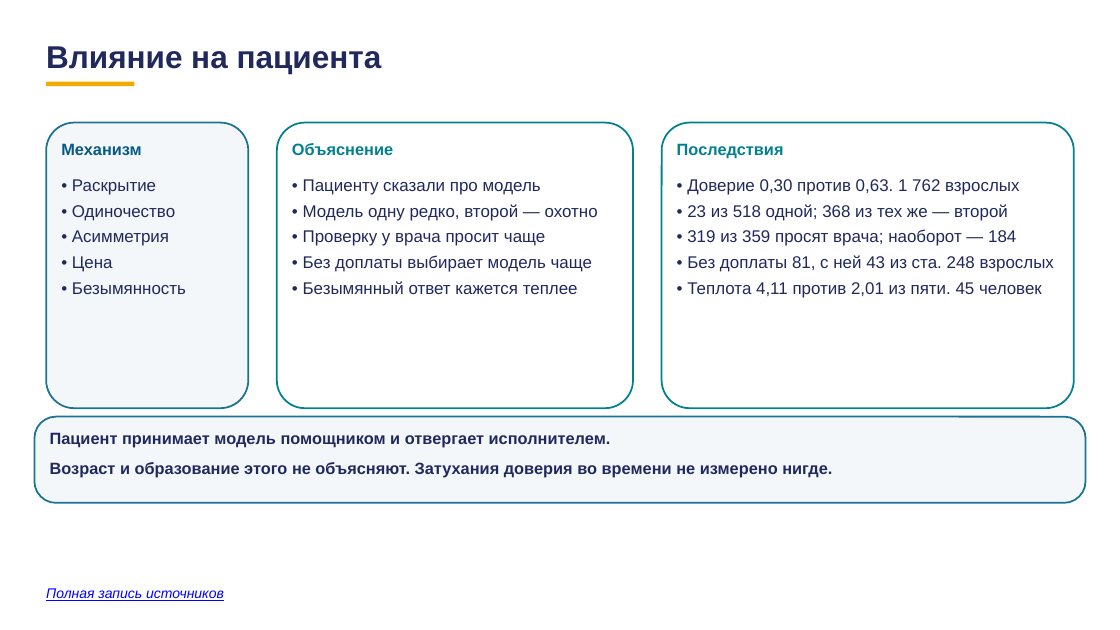
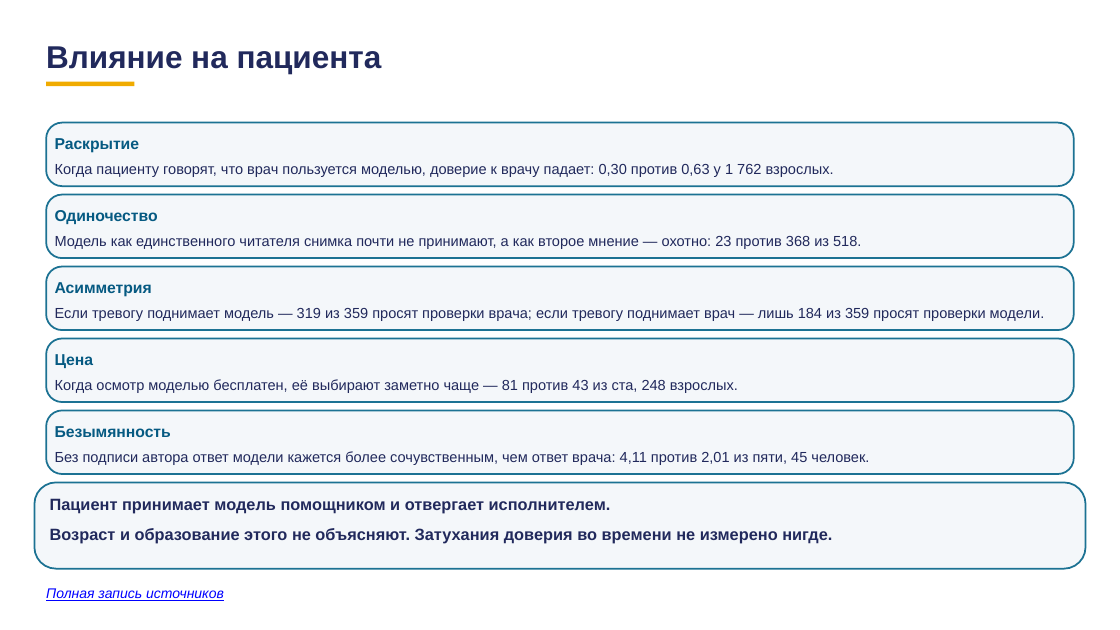
Before and after one commit to tellina-study/AI-usage-lessons, a slide deck: slide 3 of library/lectures/lec-07/rework/deck/tri-kadra-o-cheloveke.pptx. Drawn at 1120x630 pixels with LibreOffice and Linux fonts; fonts in the diff are those of the drawing. Boxes give left, top, right and bottom in pixels: in the first picture for what was removed or moved away, otherwise in the second. Text is boxed around its words. In the diff, an @@ line names an element or a change of style, - is before the commit and + after.

```diff
--- a/library/lectures/lec-07/rework/deck/tri-kadra-o-cheloveke.pptx
+++ b/library/lectures/lec-07/rework/deck/tri-kadra-o-cheloveke.pptx
@@ rounded rectangle removed at [46, 123, 249, 408] @@
@@ rounded rectangle added at [46, 123, 1074, 187], fill #F4F7FA, outline #1C7293 1.5 pt @@
@@ text added at [55, 138, 140, 153], 13.5 pt, text #065A82, bold @@
+Раскрытие
@@ text removed at [61, 143, 141, 155] @@
-Механизм
@@ rounded rectangle removed at [277, 123, 634, 408] @@
@@ text removed at [292, 143, 393, 155] @@
-Объяснение
@@ rounded rectangle removed at [662, 123, 1075, 408] @@
@@ text removed at [677, 143, 784, 159] @@
-Последствия
@@ text added at [55, 164, 834, 177], 12.5 pt, text #21295C @@
+Когда пациенту говорят, что врач пользуется моделью, доверие к врачу падает: 0,30 против 0,63 у 1 762 взрослых.
@@ text removed at [72, 179, 186, 294] @@
-• Раскрытие
-• Одиночество
-• Асимметрия
-• Цена
-• Безымянность
@@ text removed at [303, 179, 598, 294] @@
-• Пациенту сказали про модель
-• Модель одну редко, второй — охотно
-• Проверку у врача просит чаще
-• Без доплаты выбирает модель чаще
-• Безымянный ответ кажется теплее
@@ text removed at [687, 179, 1054, 298] @@
-• Доверие 0,30 против 0,63. 1 762 взрослых
-• 23 из 518 одной; 368 из тех же — второй
-• 319 из 359 просят врача; наоборот — 184
-• Без доплаты 81, с ней 43 из ста. 248 взрослых
-• Теплота 4,11 против 2,01 из пяти. 45 человек
@@ rounded rectangle added at [46, 195, 1074, 259], fill #F4F7FA, outline #1C7293 1.5 pt @@
@@ text added at [55, 210, 158, 224], 13.5 pt, text #065A82, bold @@
+Одиночество
@@ text added at [55, 236, 861, 249], 12.5 pt, text #21295C @@
+Модель как единственного читателя снимка почти не принимают, а как второе мнение — охотно: 23 против 368 из 518.
@@ rounded rectangle added at [46, 266, 1074, 330], fill #F4F7FA, outline #1C7293 1.5 pt @@
@@ text added at [55, 282, 152, 297], 13.5 pt, text #065A82, bold @@
+Асимметрия
@@ text added at [55, 308, 1045, 321], 12.5 pt, text #21295C @@
+Если тревогу поднимает модель — 319 из 359 просят проверки врача; если тревогу поднимает врач — лишь 184 из 359 просят проверки модели.
@@ rounded rectangle added at [46, 339, 1074, 402], fill #F4F7FA, outline #1C7293 1.5 pt @@
@@ text added at [55, 354, 94, 368], 13.5 pt, text #065A82, bold @@
+Цена
@@ text added at [55, 379, 738, 393], 12.5 pt, text #21295C @@
+Когда осмотр моделью бесплатен, её выбирают заметно чаще — 81 против 43 из ста, 248 взрослых.
@@ rounded rectangle: place and size @@
-rounded rectangle at [34, 417, 1086, 503]
+rounded rectangle at [46, 411, 1074, 475]
@@ text added at [55, 426, 171, 437], 13.5 pt, text #065A82, bold @@
+Безымянность
@@ text added at [55, 451, 869, 465], 12.5 pt, text #21295C @@
+Без подписи автора ответ модели кажется более сочувственным, чем ответ врача: 4,11 против 2,01 из пяти, 45 человек.
@@ rounded rectangle added at [34, 482, 1086, 569], fill #F4F7FA, outline #1C7293 1.5 pt @@
@@ text "Пациент принимает модель помощником и ...": place and size @@
-text "Пациент принимает модель помощником и ..." at [50, 432, 832, 478]
+text "Пациент принимает модель помощником и ..." at [50, 498, 832, 544]
```
Also in this commit, not shown: 2 other slides changed, 2 other files.
